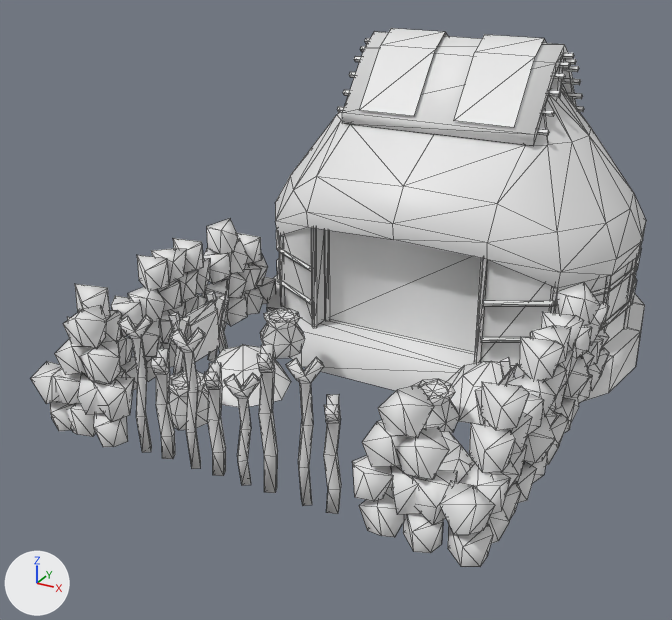
Two versions of the COLLADA model art/meshes/structural/mapuche/corral.dae, one commit apart.
Camera for both pictures: a 50 mm camera at (10.39, -20.28, 12.06) aimed at (-1.17, 0.73, 1.56). The lights are fixed; the arrows at lower left show +X, +Y and +Z. Mesh edges are drawn as thin lines. Materials are left out; every surface is plain grey. Where no turn or scale is listed for an object, it has been applied to the vertices.

In view in the first picture: 'corral'.
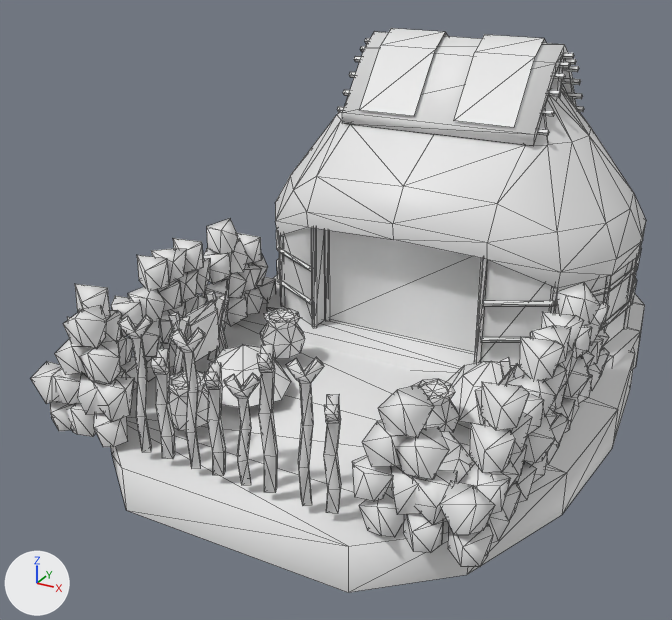
Where the change shows, as pixel boxes (x1, y1, x2, y2) in the pictures (672 x 620 px):
'corral', reshaped
    before: (31, 28, 646, 567)
    after: (31, 28, 646, 593)
part 1 of me_cubo_029, added
    after: (111, 303, 635, 593)

Diff of the bpy script that builds the scene:
```diff
--- a/art/meshes/structural/mapuche/corral.dae.py
+++ b/art/meshes/structural/mapuche/corral.dae.py
@@ me_cubo_029 @@
 me_cubo_029.from_pydata(...)  # 2057 vertices, 2974 faces; spans x -6.1..6.2, y -6.3..11.3, z -0.9..8.5
 # used by ob_corral; location = (0.0, 0.0, 0.0)
+# me_cubo_029 part 1: the loose piece of 28 vertices spanning x -6.1..6.2, y 1.5..11.3, z -0.9..0.2 is copied, and the copy is scaled about its middle by (1.07, 1.72, 1), then moved by (0.0, -4.4, -0.4); it spans x -6.5..6.6, y -6.4..10.4, z -1.3..-0.1
```
